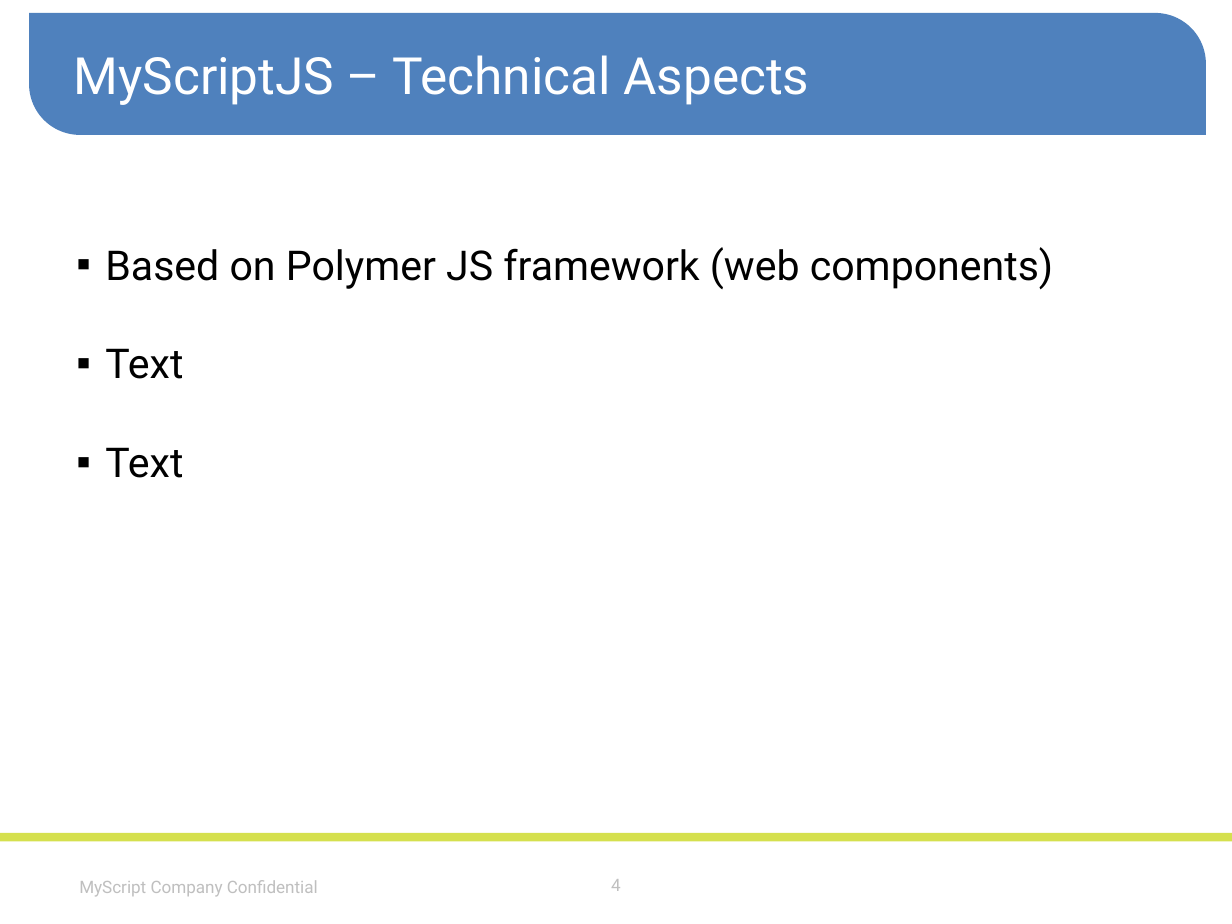
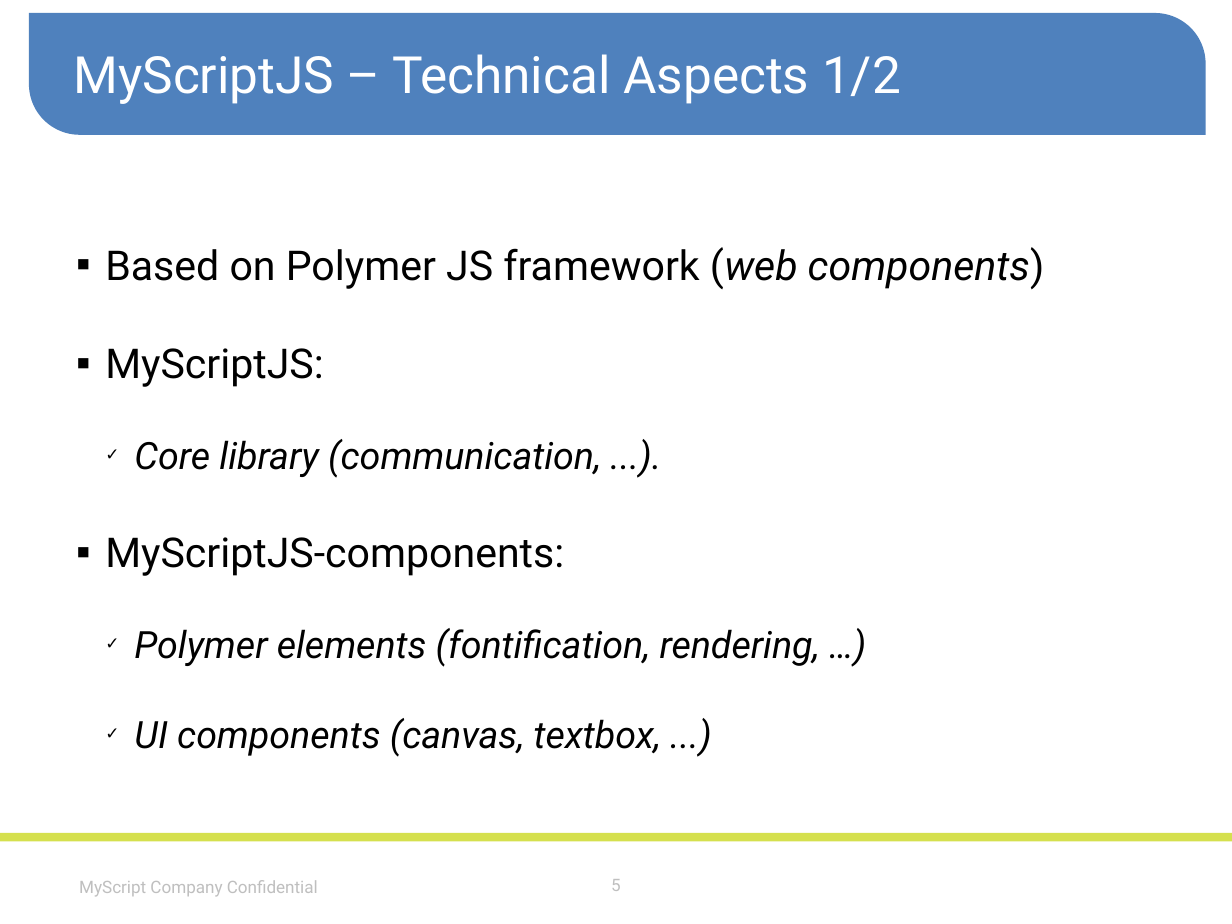
Before and after one commit to MyScript/MyScriptJS, a slide deck: slide 5 of specifications/MyScriptJS.pptm (slide 4 before the commit). Drawn at 1232x924 pixels with LibreOffice and Linux fonts; fonts in the diff are those of the drawing; background and template pictures are left out. Boxes give left, top, right and bottom in pixels: in the first picture for what was removed or moved away, otherwise in the second. Text is boxed around its words. In the diff, an @@ line names an element or a change of style, - is before the commit and + after.

```diff
--- a/specifications/MyScriptJS.pptm
+++ b/specifications/MyScriptJS.pptm
@@ text at [74, 54, 901, 104]: text changed @@
-MyScriptJS – Technical Aspects
+MyScriptJS – Technical Aspects 1/2
@@ text at [105, 247, 1045, 289]: italic on in "(web components)" @@
@@ text at [105, 348, 820, 757]: text changed; size 24 to 22 pt; italic on @@
-▪ Text
-▪ Text
+▪ MyScriptJS:
+  ✓ Core library (communication, ...).
+▪ MyScriptJS-components:
+  ✓ Polymer elements (fontification, rendering, …)
+  ✓ UI components (canvas, textbox, ...)
@@ page number at [611, 879, 621, 891]: text changed @@
-4
+5
```
Also in this commit, not shown: 3 other slides changed, 2 slides added, 6 other files.
